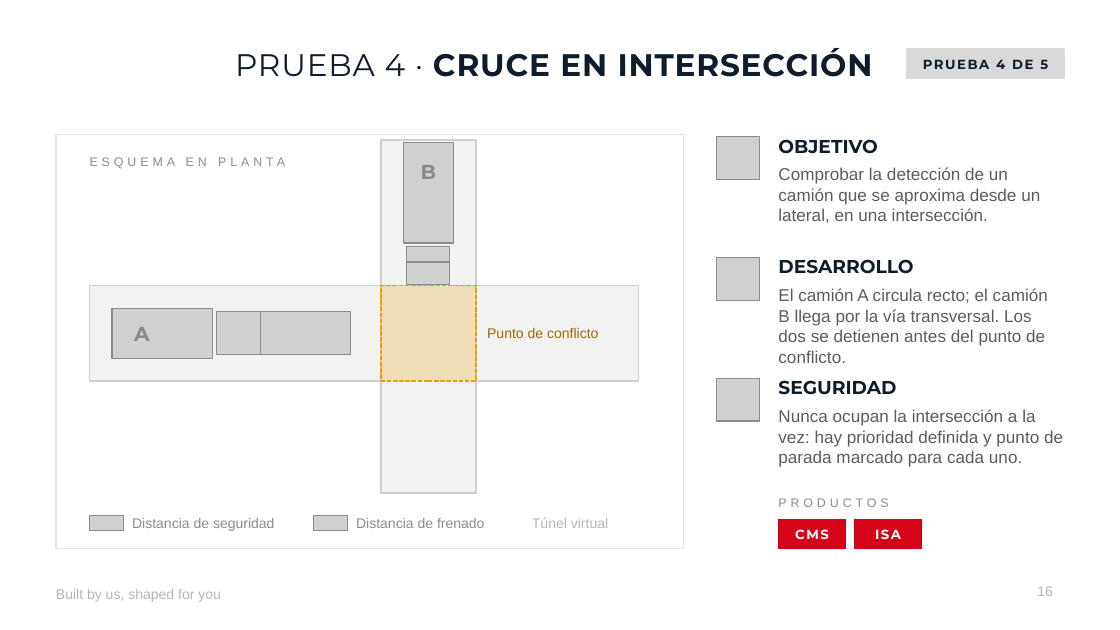
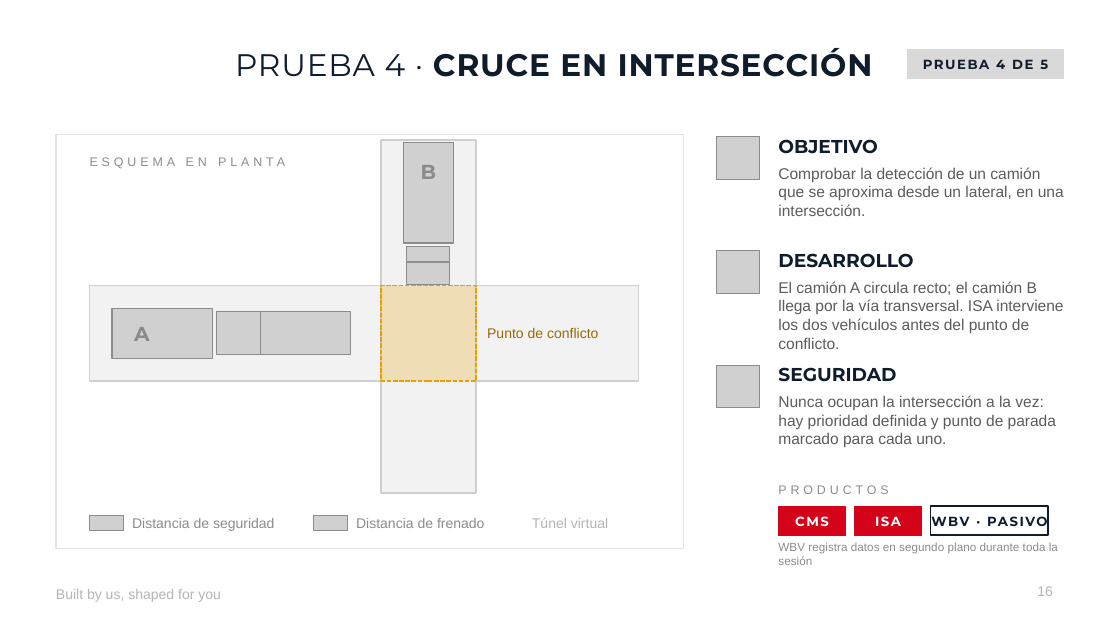
Before and after one commit to jgarciam4678/MITREPO, a slide deck: slide 16 of entregables/Pruebas_Madrid_TORSA.pptx. Drawn at 1120x630 pixels with LibreOffice and Linux fonts; fonts in the diff are those of the drawing; grey boxes stand for pictures; background and template pictures are left out. Boxes give left, top, right and bottom in pixels: in the first picture for what was removed or moved away, otherwise in the second. Text is boxed around its words. In the diff, an @@ line names an element or a change of style, - is before the commit and + after.

```diff
--- a/entregables/Pruebas_Madrid_TORSA.pptx
+++ b/entregables/Pruebas_Madrid_TORSA.pptx
@@ text "Comprobar la detección de un ..." at box(778, 167, 1064, 216): size 11 to 10 pt @@
@@ picture: place and size @@
-picture at box(717, 258, 759, 300)
+picture at box(717, 251, 759, 293)
@@ text "DESARROLLO": place and size @@
-text "DESARROLLO" at box(778, 259, 913, 274)
+text "DESARROLLO" at box(778, 253, 913, 268)
@@ text at box(778, 281, 1063, 349): text changed; size 11 to 10 pt @@
-El camión A circula recto; el camión B llega por la vía transversal. Los dos se detienen antes del punto de conflicto.
+El camión A circula recto; el camión B llega por la vía transversal. ISA interviene los dos vehículos antes del punto de conflicto.
@@ text "Nunca ocupan la intersección a ..." at box(778, 395, 1056, 447): size 11 to 10 pt @@
@@ text "PRODUCTOS": place and size @@
-text "PRODUCTOS" at box(778, 498, 888, 507)
+text "PRODUCTOS" at box(778, 485, 888, 494)
@@ rectangle at box(778, 506, 846, 535): outline #D40319 1 pt to #D40319 0.75 pt @@
@@ 4 texts, 2 rectangles, 1 picture: place and size @@
-4 texts, 2 rectangles, 1 picture at box(717, 379, 1063, 549)
+4 texts, 2 rectangles, 1 picture at box(717, 365, 1056, 535)
@@ rectangle at box(855, 506, 922, 535): outline #D40319 1 pt to #D40319 0.75 pt @@
@@ rectangle added at box(931, 506, 1048, 535), fill #FFFFFF, outline #0F1C2C 1 pt @@
@@ text added at box(931, 506, 1048, 535), 8.5 pt, text #0F1C2C, bold @@
+WBV · PASIVO
@@ text added at box(778, 542, 1058, 565), 7.5 pt, text #8C8C8C @@
+WBV registra datos en segundo plano durante toda la sesión
```
Also in this commit, not shown: 12 other slides changed, 2 slides added, 2 slides removed, 1 other file.
